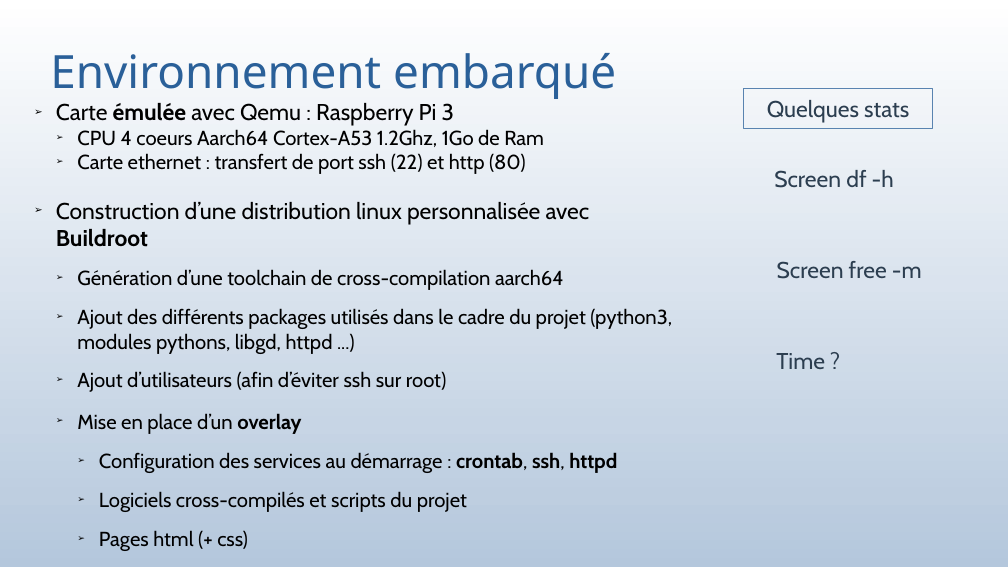
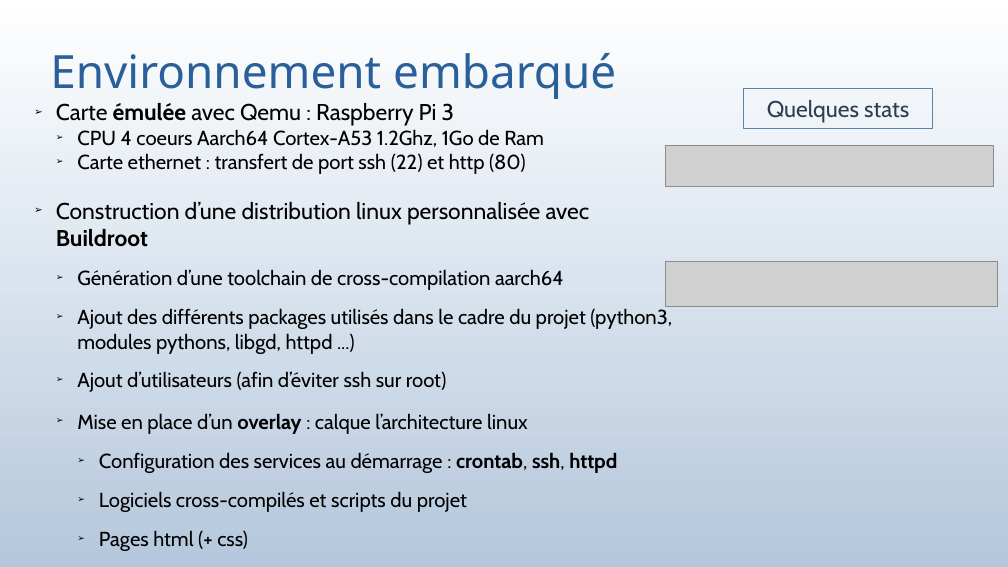
Before and after one commit to bauj/AJC_projet_belib, a slide deck: slide 46 of presentation_projetV2.odp. Drawn at 1008x567 pixels with LibreOffice and Linux fonts; fonts in the diff are those of the drawing; grey boxes stand for pictures. Boxes give left, top, right and bottom in pixels: in the first picture for what was removed or moved away, otherwise in the second. Text is boxed around its words. In the diff, an @@ line names an element or a change of style, - is before the commit and + after.

```diff
--- a/presentation_projetV2.odp
+++ b/presentation_projetV2.odp
@@ picture added at <box>666,145,993,187</box> @@
@@ text removed at <box>774,170,894,188</box> @@
-Screen df -h
@@ picture added at <box>666,262,998,306</box> @@
@@ text removed at <box>777,261,922,279</box> @@
-Screen free -m
@@ text removed at <box>776,353,825,369</box> @@
-Time ?
@@ text at <box>77,413,528,434</box>: text changed @@
-  ➢ Mise en place d’un overlay
+  ➢ Mise en place d’un overlay : calque l’architecture linux
```
Also in this commit, not shown: 18 other slides changed, 3 other files.
